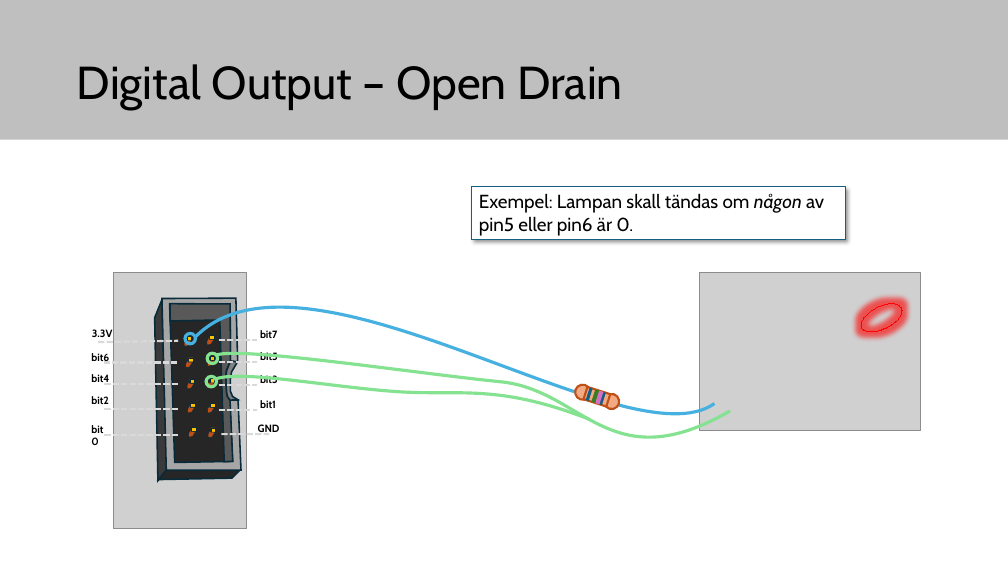
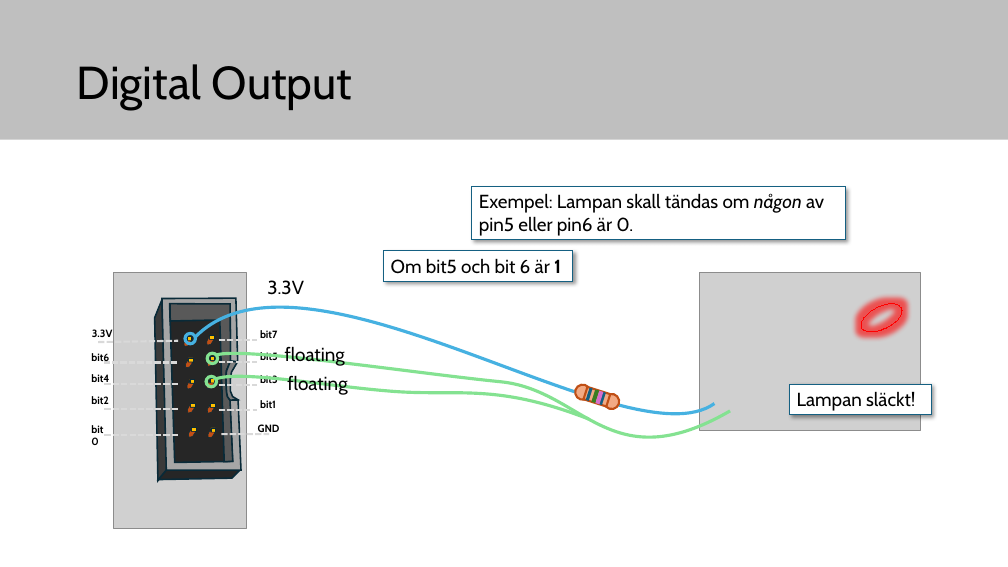
Before and after one commit to elias-at-chalmers/mop-lecture_notes-mirror, a slide deck: slide 27 of slides/lecture05_GPIO_and_C_basics.pptx (slide 24 before the commit). Drawn at 1008x567 pixels with LibreOffice and Linux fonts; fonts in the diff are those of the drawing; grey boxes stand for pictures. Boxes give left, top, right and bottom in pixels: in the first picture for what was removed or moved away, otherwise in the second. Text is boxed around its words. In the diff, an @@ line names an element or a change of style, - is before the commit and + after.

```diff
--- a/slides/lecture05_GPIO_and_C_basics.pptx
+++ b/slides/lecture05_GPIO_and_C_basics.pptx
@@ title at box(77, 64, 353, 110): text changed @@
-Digital Output – Open Drain
+Digital Output
@@ rectangle added at box(383, 251, 573, 281), fill #FFFFFF, outline #156082 0.75 pt, 18 pt, text #000000 @@
+Om bit5 och bit 6 är 1
@@ text added at box(267, 280, 304, 295), 18 pt, text #000000 @@
+3.3V
@@ text added at box(285, 346, 345, 366), 18 pt, text #000000 @@
+floating
@@ text added at box(287, 375, 347, 395), 18 pt, text #000000 @@
+floating
@@ rectangle added at box(789, 384, 932, 414), fill #FFFFFF, outline #156082 0.75 pt, 18 pt, text #000000 @@
+Lampan släckt!
```
Also in this commit, not shown: 2 other slides changed, 12 slides added, 1 slide removed, 2 other files.
